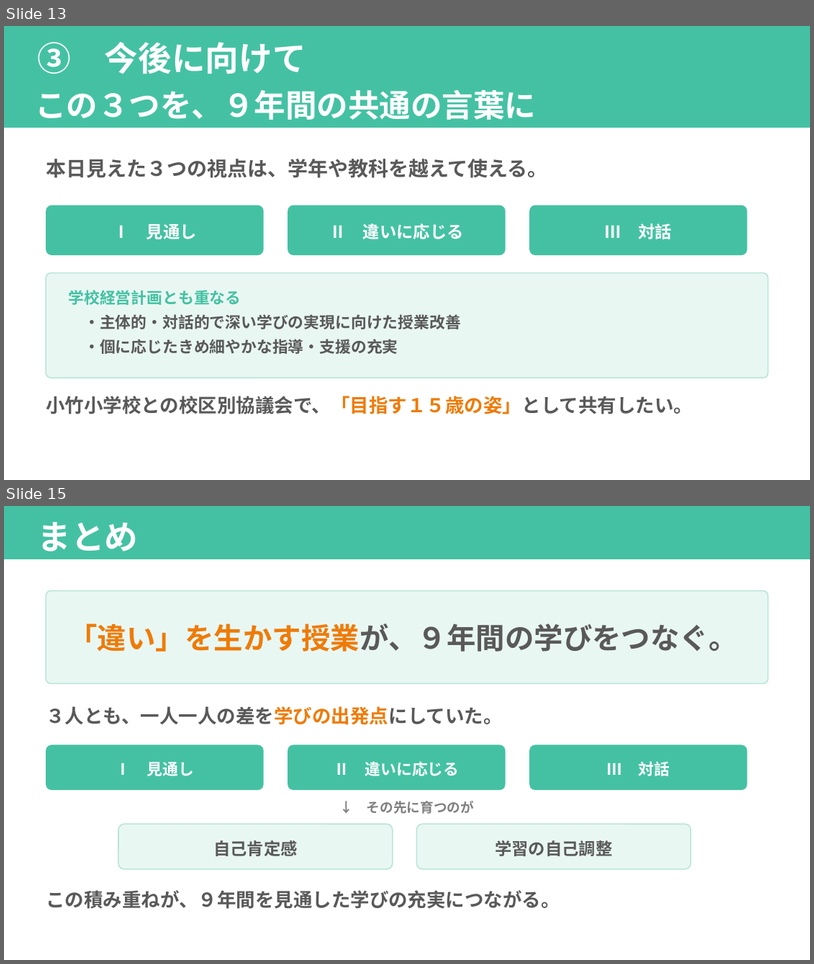
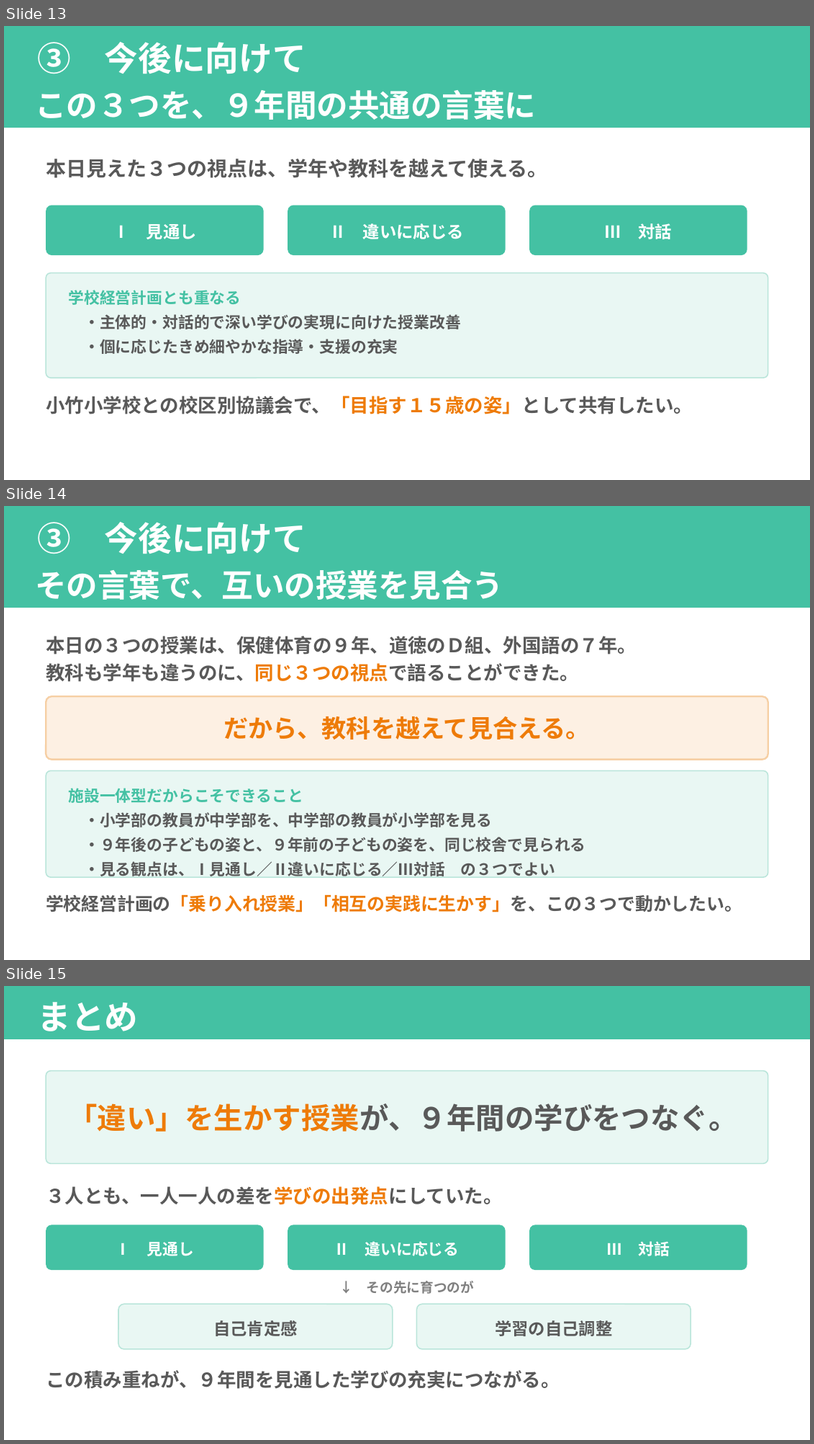
Before and after one commit to contynet730-star/con30, a slide deck: 指導課訪問_みらい青空学園/指導課訪問_５校時指導助言資料_みらい青空学園_プランB.pptx. Shown one above the other, each under a label of ours: slides 13 and 15 before the commit, slides 13, 14 and 15 after it; the slides between them are not shown. The pictures are 814x964 and 814x1444 pixels, drawn with LibreOffice and Linux fonts; fonts in the diff are those of the drawing. Boxes give left, top, right and bottom in pixels: in the first picture for what was removed or moved away, otherwise in the second. Text is boxed around its words. In the diff, an @@ line names an element or a change of style, - is before the commit and + after.

```diff
--- a/指導課訪問_みらい青空学園/指導課訪問_５校時指導助言資料_みらい青空学園_プランB.pptx
+++ b/指導課訪問_みらい青空学園/指導課訪問_５校時指導助言資料_みらい青空学園_プランB.pptx
@@ slide 14 added at [4,506,810,960], background #FFFFFF @@
@@ rectangle added at [4,506,810,608], fill #44C1A3, 28 pt, text #FFFFFF, bold @@
+③ 今後に向けて
+その言葉で、互いの授業を見合う
@@ text added at [46,636,637,682], 17 pt, text #595959, bold @@
+本日の３つの授業は、保健体育の９年、道徳のＤ組、外国語の７年。
+教科も学年も違うのに、同じ３つの視点で語ることができた。
@@ rounded rectangle added at [46,696,769,759], fill #FDF0E3, outline #F6CFA4 1.5 pt @@
@@ text added at [224,716,591,739], 22 pt, text #EE7B08, bold @@
+だから、教科を越えて見合える。
@@ rounded rectangle added at [46,770,769,877], fill #E9F7F3, outline #B9E5DA 1 pt @@
@@ text added at [69,788,586,878], 14 pt, text #595959, bold @@
+施設一体型だからこそできること
+・小学部の教員が中学部を、中学部の教員が小学部を見る
+・９年後の子どもの姿と、９年前の子どもの姿を、同じ校舎で見られる
+・見る観点は、Ⅰ見通し／Ⅱ違いに応じる／Ⅲ対話 の３つでよい
@@ text added at [46,894,743,912], 16 pt, text #595959, bold @@
+学校経営計画の「乗り入れ授業」「相互の実践に生かす」を、この３つで動かしたい。
```
Also in this commit, not shown: 1 slide removed, 2 other files.
